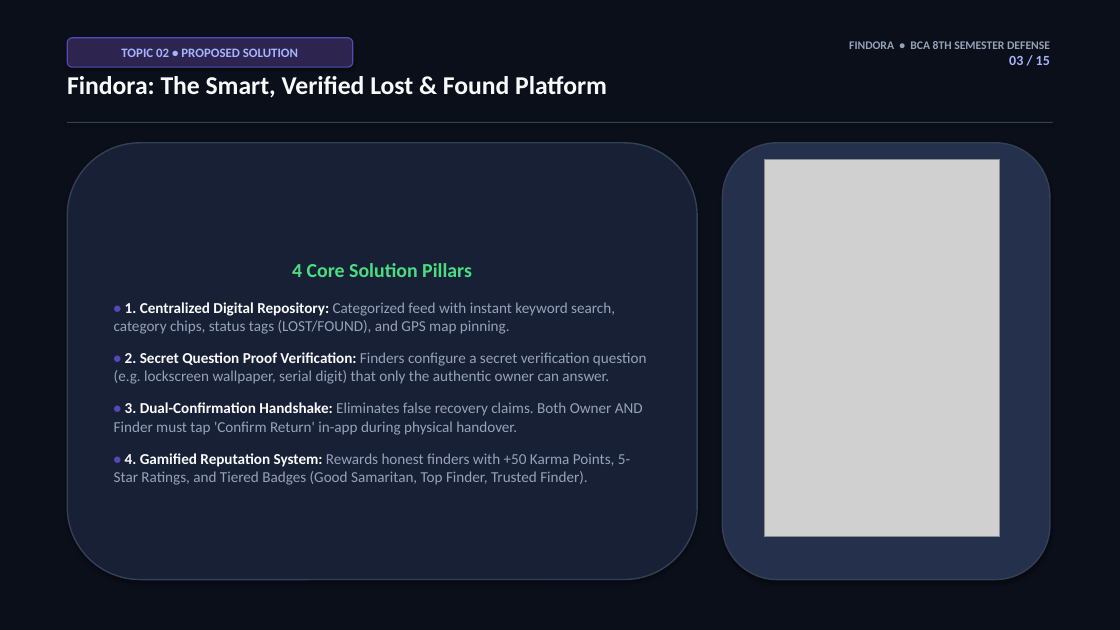
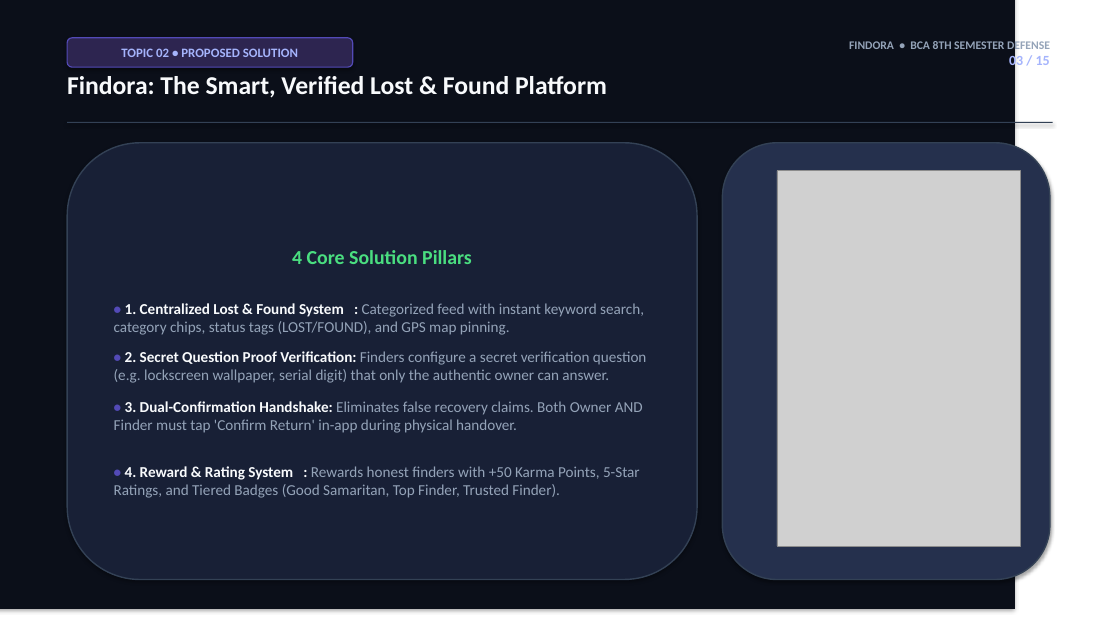
Before and after one commit to LaxmanRawat9749/Findora_Application, a slide deck: slide 3 of findora_presentation.pptx. Drawn at 1120x630 pixels with LibreOffice and Linux fonts; fonts in the diff are those of the drawing; grey boxes stand for pictures. Boxes give left, top, right and bottom in pixels: in the first picture for what was removed or moved away, otherwise in the second. Text is boxed around its words. In the diff, an @@ line names an element or a change of style, - is before the commit and + after.

```diff
--- a/findora_presentation.pptx
+++ b/findora_presentation.pptx
@@ rectangle: place and size @@
-rectangle at <box>0,0,1120,630</box>
+rectangle at <box>0,0,1015,609</box>
@@ picture: place and size @@
-picture at <box>765,160,1000,537</box>
+picture at <box>777,171,1021,546</box>
@@ text in rounded rectangle at <box>114,303,644,335</box>: text changed @@
-• 1. Centralized Digital Repository: Categorized feed with instant keyword search, category chips, status tags (LOST/FOUND), and GPS map pinning.
+• 1. Centralized Lost & Found System : Categorized feed with instant keyword search, category chips, status tags (LOST/FOUND), and GPS map pinning.
@@ text in rounded rectangle at <box>114,466,640,498</box>: text changed @@
-• 4. Gamified Reputation System: Rewards honest finders with +50 Karma Points, 5-Star Ratings, and Tiered Badges (Good Samaritan, Top Finder, Trusted Finder).
+• 4. Reward & Rating System : Rewards honest finders with +50 Karma Points, 5-Star Ratings, and Tiered Badges (Good Samaritan, Top Finder, Trusted Finder).
```
Also in this commit, not shown: 8 other slides changed, 42 other files.
